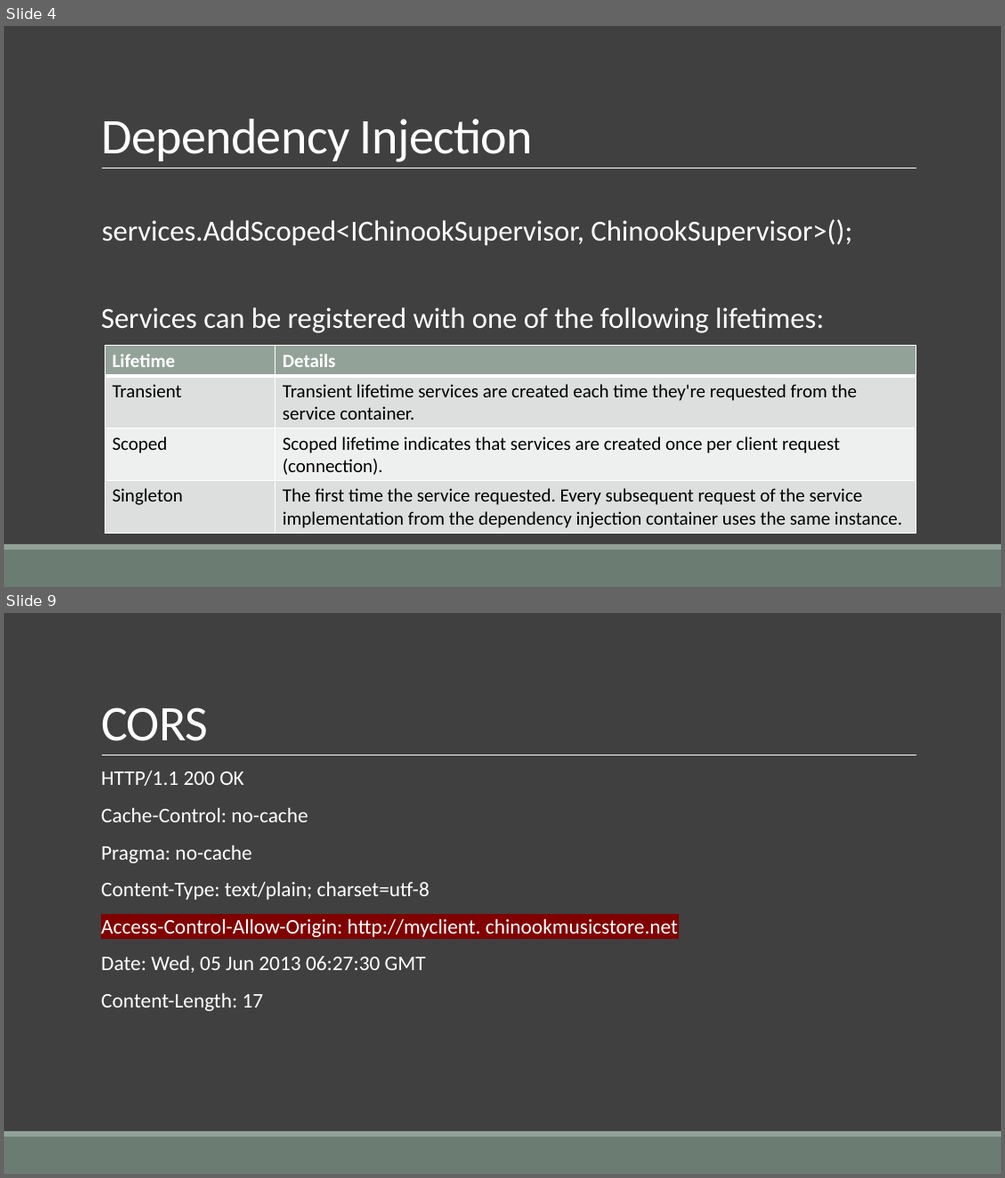
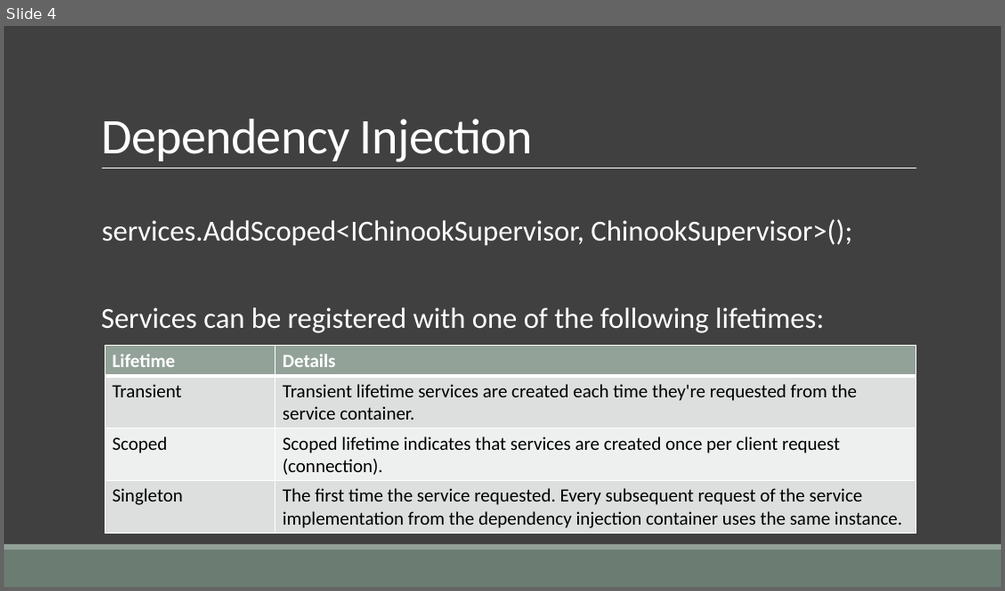
Before and after one commit to cwoodruff/aspnet-5-web-api-workshop, a slide deck: module-1/01-06 Developing the API Endpoints/01-06 Developing the Web API endpoints.pptx. Shown one above the other, each under a label of ours: slides 4 and 9 before the commit, slide 4 after it; the slides between them are not shown. The pictures are 1005x1178 and 1005x591 pixels, drawn with LibreOffice and Linux fonts; fonts in the diff are those of the drawing. Boxes give left, top, right and bottom in pixels: in the first picture for what was removed or moved away, otherwise in the second. Text is boxed around its words. In the diff, an @@ line names an element or a change of style, - is before the commit and + after.

Commit message:
updated content for endpoints, data access and identity

```diff
--- a/module-1/01-06 Developing the API Endpoints/01-06 Developing the Web API endpoints.pptx
+++ b/module-1/01-06 Developing the API Endpoints/01-06 Developing the Web API endpoints.pptx
@@ slide 9 removed at (x1=4, y1=613, x2=1001, y2=1174), background #404040; not listed: 3 template elements that a slide beside it also shows @@
@@ title removed at (x1=101, y1=707, x2=208, y2=741) @@
-CORS
@@ text removed at (x1=101, y1=771, x2=678, y2=1011) @@
-  HTTP/1.1 200 OK
-  Cache-Control: no-cache
-  Pragma: no-cache
-  Content-Type: text/plain; charset=utf-8
-  Access-Control-Allow-Origin: http://myclient. chinookmusicstore.net
-  Date: Wed, 05 Jun 2013 06:27:30 GMT
-  Content-Length: 17
```
Also in this commit, not shown: 6 other slides removed, 9 other files.
